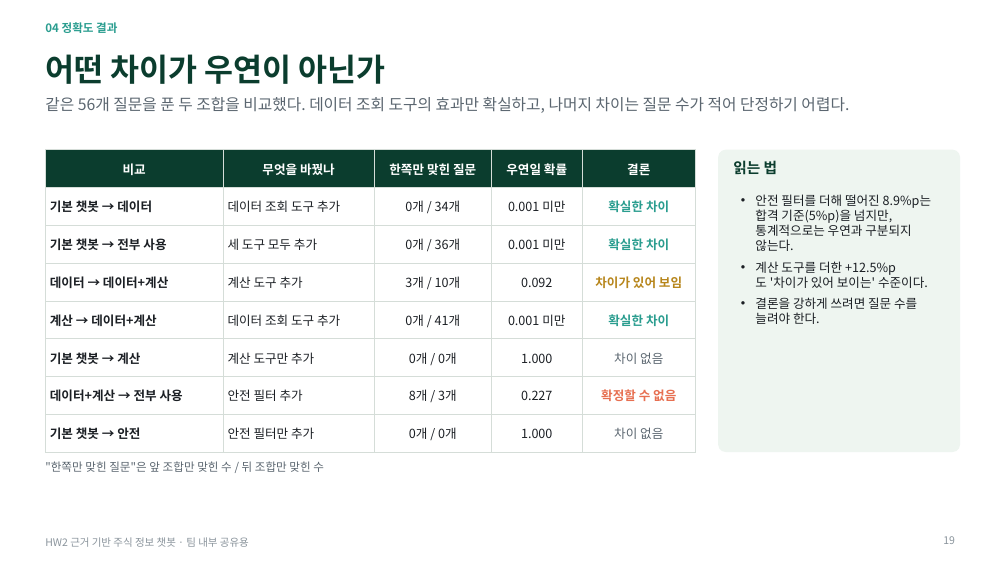
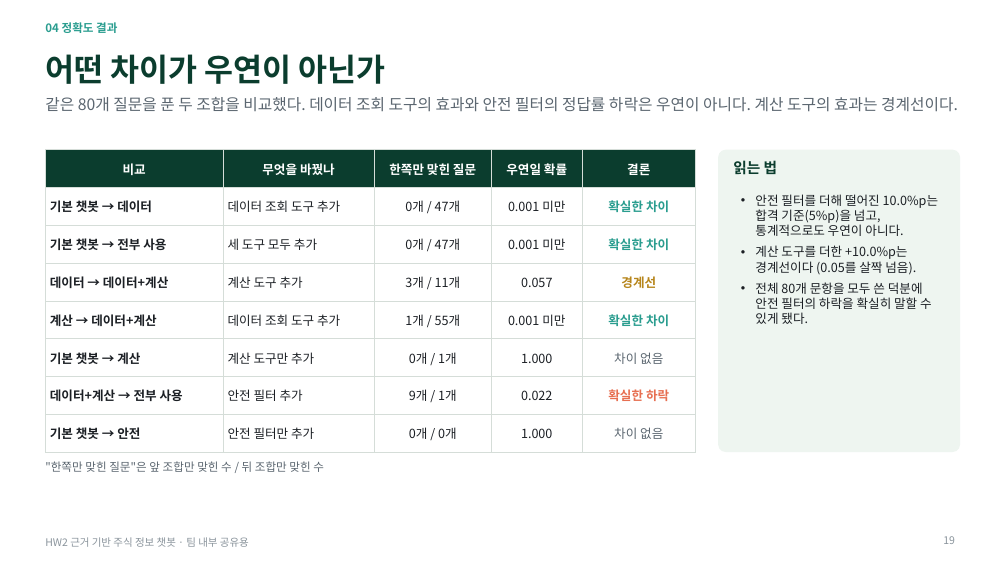
Before and after one commit to hojin9908/Stock_ChatBot, a slide deck: slide 19 of Presentation/HW2_주식챗봇_실험결과_정리.pptx. Drawn at 1008x567 pixels with LibreOffice and Linux fonts; fonts in the diff are those of the drawing. Boxes give left, top, right and bottom in pixels: in the first picture for what was removed or moved away, otherwise in the second. Text is boxed around its words. In the diff, an @@ line names an element or a change of style, - is before the commit and + after.

```diff
--- a/Presentation/HW2_주식챗봇_실험결과_정리.pptx
+++ b/Presentation/HW2_주식챗봇_실험결과_정리.pptx
@@ text at box(45, 97, 958, 112): text changed @@
-같은 56개 질문을 푼 두 조합을 비교했다. 데이터 조회 도구의 효과만 확실하고, 나머지 차이는 질문 수가 적어 단정하기 어렵다.
+같은 80개 질문을 푼 두 조합을 비교했다. 데이터 조회 도구의 효과와 안전 필터의 정답률 하락은 우연이 아니다. 계산 도구의 효과는 경계선이다.
@@ table at box(45, 150, 696, 443) @@
-row 2, column 3: 0개 / 34개
+row 2, column 3: 0개 / 47개
-row 3, column 3: 0개 / 36개
+row 3, column 3: 0개 / 47개
-row 4: 데이터 → 데이터+계산 | 계산 도구 추가 | 3개 / 10개 | 0.092 | 차이가 있어 보임
+row 4: 데이터 → 데이터+계산 | 계산 도구 추가 | 3개 / 11개 | 0.057 | 경계선
-row 5, column 3: 0개 / 41개
+row 5, column 3: 1개 / 55개
-row 6, column 3: 0개 / 0개
+row 6, column 3: 0개 / 1개
-row 7: 데이터+계산 → 전부 사용 | 안전 필터 추가 | 8개 / 3개 | 0.227 | 확정할 수 없음
+row 7: 데이터+계산 → 전부 사용 | 안전 필터 추가 | 9개 / 1개 | 0.022 | 확실한 하락
@@ text at box(755, 194, 938, 324): text changed @@
-• 안전 필터를 더해 떨어진 8.9%p는 합격 기준(5%p)을 넘지만, 통계적으로는 우연과 구분되지 않는다.
-• 계산 도구를 더한 +12.5%p도 '차이가 있어 보이는' 수준이다.
-• 결론을 강하게 쓰려면 질문 수를 늘려야 한다.
+• 안전 필터를 더해 떨어진 10.0%p는 합격 기준(5%p)을 넘고, 통계적으로도 우연이 아니다.
+• 계산 도구를 더한 +10.0%p는 경계선이다 (0.05를 살짝 넘음).
+• 전체 80개 문항을 모두 쓴 덕분에 안전 필터의 하락을 확실히 말할 수 있게 됐다.
```
Also in this commit, not shown: 28 other slides changed, 1 slide added, 28 other files.
